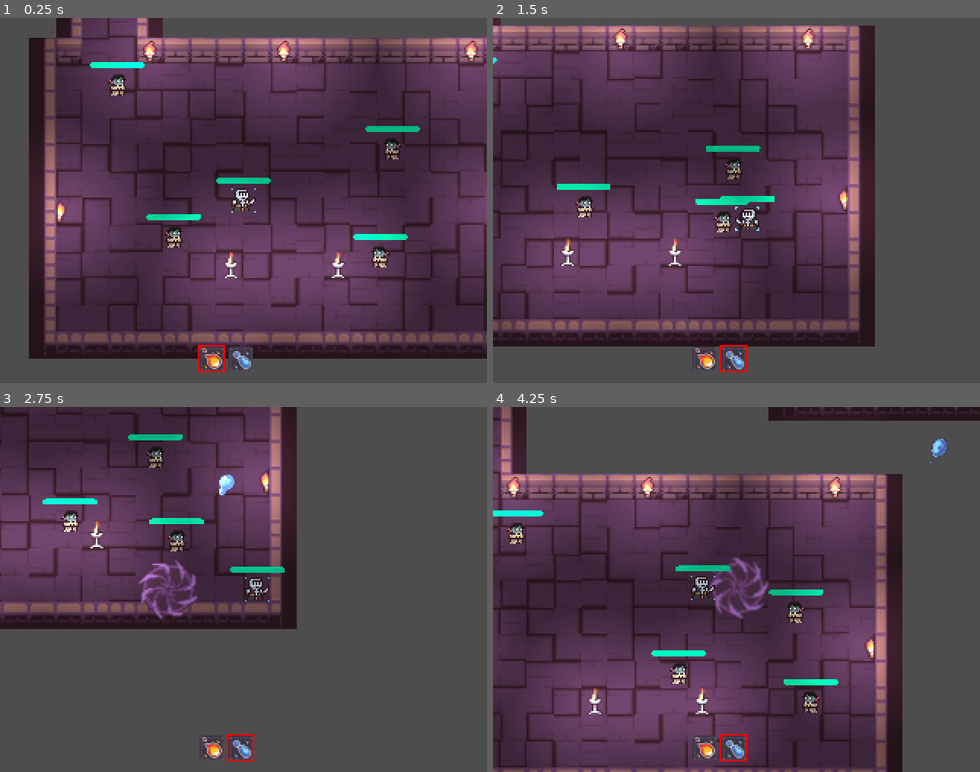
Above: before the commit, frames 1-4 (two rows, left to right).
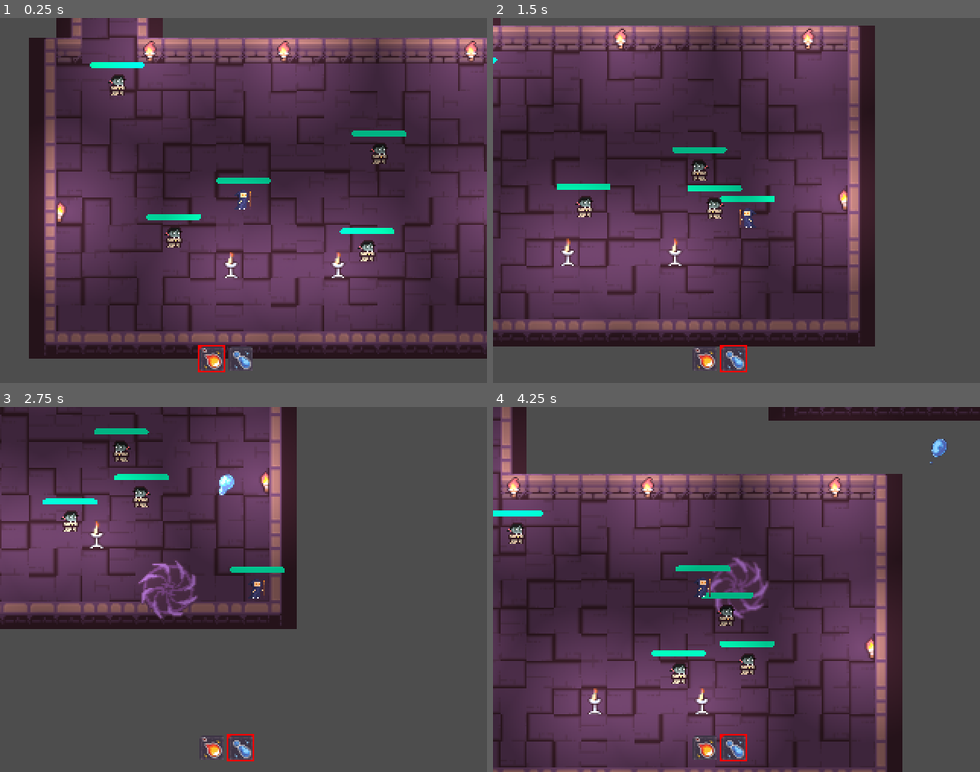
Above: after the commit, the same moments.

Repository: always-hehe-devs/top-down-game
Game: Godot game, scene res://World.tscn
Same seed, same stepped clock (60 frames per second), same inputs: the game is played once before the commit and once after it.
Inputs (mouse positions are in pixels of both pictures, inside the frame that each line leads up to):
- Up to frame 1 (0.25 s): no input
- Up to frame 2 (1.5 s): tap Enter at 0.5 s; move the mouse to (843, 182) at 0.52 s; hold Right (ui_right) 0.53-1.28 s; tap Q (attack_1) at 0.6 s; tap Space (ui_select) at 0.77 s; move the mouse to (639, 218) at 1.27 s; hold Down (ui_down) from 1.28 s (still down); tap E (attack_2) at 1.35 s
- Up to frame 3 (2.75 s): tap Space (ui_select) at 1.52 s; move the mouse to (292, 509) at 2.02 s; release Down (ui_down) at 2.03 s; press the mouse at (292, 509) at 2.03 s; hold Right (ui_right) from 2.03 s (still down)
- Up to frame 4 (4.25 s): move the mouse to (712, 662) at 2.77 s; release Right (ui_right) at 2.78 s; release the mouse at (712, 662) at 2.78 s; hold Up (ui_up) 2.78-3.53 s; tap Q (attack_1) at 2.85 s; tap Space (ui_select) at 3.02, 3.77 s; move the mouse to (882, 644) at 3.52 s; hold Left (ui_left) from 3.53 s (still down); tap E (attack_2) at 3.6 s

The runs differ from the first frame. In frame 1, 1.5% of the frame differs, in the area x 47-87%, y 29-69%; in frame 2, 1.4%; in frame 3, 1.6%; in frame 4, 1.6%, in the area x 40-71%, y 46-84%.

Commit message:
Adding own assets

Diff:
--- a/Player.gd
+++ b/Player.gd
@@ -38,6 +38,11 @@
 	elif mouse_dir.x > 0:
 		animation.scale.x = 1
 
+	if input_dir != Vector2(0,0):
+		animation.play("Run")
+	else:
+		animation.play("Idle")
+
 	velocity = input_dir * speed
 
 	move_and_slide()
--- a/Player.tscn
+++ b/Player.tscn
@@ -1,10 +1,10 @@
 [gd_scene load_steps=12 format=3 uid="uid://cjy2w47ir50to"]
 
-[ext_resource type="Texture2D" uid="uid://co7081vxxxir1" path="res://assets/priest3_v2_1.png" id="1_0hl3o"]
 [ext_resource type="Script" path="res://Player.gd" id="1_p347t"]
-[ext_resource type="Texture2D" uid="uid://cw3l6ba6v1vcx" path="res://assets/priest3_v2_2.png" id="2_oojnd"]
-[ext_resource type="Texture2D" uid="uid://dmvedv001t772" path="res://assets/priest3_v2_3.png" id="3_yw8el"]
-[ext_resource type="Texture2D" uid="uid://1w4o5bdbla74" path="res://assets/priest3_v2_4.png" id="4_7n63h"]
+[ext_resource type="Texture2D" uid="uid://bck7te2b6o22f" path="res://assets/player/mage1.png" id="2_xe70i"]
+[ext_resource type="Texture2D" uid="uid://cjs1ku83x1ypp" path="res://assets/player/mage2.png" id="3_j72lt"]
+[ext_resource type="Texture2D" uid="uid://blxym8fx8q1qs" path="res://assets/player/mage3.png" id="4_hiyde"]
+[ext_resource type="Texture2D" uid="uid://crsihc1uqjcbt" path="res://assets/player/mage4.png" id="5_bjgaj"]
 [ext_resource type="Script" path="res://HurtBox.gd" id="6_2vibx"]
 
 [sub_resource type="RectangleShape2D" id="RectangleShape2D_yhpqa"]
@@ -14,19 +14,24 @@
 animations = [{
 "frames": [{
 "duration": 1.0,
-"texture": ExtResource("1_0hl3o")
+"texture": ExtResource("2_xe70i")
 }, {
 "duration": 1.0,
-"texture": ExtResource("2_oojnd")
-}, {
-"duration": 1.0,
-"texture": ExtResource("3_yw8el")
-}, {
-"duration": 1.0,
-"texture": ExtResource("4_7n63h")
+"texture": ExtResource("3_j72lt")
 }],
 "loop": true,
 "name": &"Idle",
+"speed": 1.0
+}, {
+"frames": [{
+"duration": 1.0,
+"texture": ExtResource("4_hiyde")
+}, {
+"duration": 1.0,
+"texture": ExtResource("5_bjgaj")
+}],
+"loop": true,
+"name": &"Run",
 "speed": 5.0
 }]
 
@@ -62,8 +67,8 @@
 z_index = 1
 texture_filter = 1
 sprite_frames = SubResource("SpriteFrames_32wwg")
-animation = &"Idle"
-frame_progress = 0.843956
+animation = &"Run"
+frame_progress = 0.438584
 
 [node name="ProgressBar" type="ProgressBar" parent="."]
 unique_name_in_owner = true
--- a/World.tscn
+++ b/World.tscn
@@ -604,12 +604,14 @@
 
 [node name="VampireMob2" parent="Mobs" instance=ExtResource("3_ev4mk")]
 position = Vector2(263, 120)
+scale = Vector2(-1, 1)
 
 [node name="VampireMob3" parent="Mobs" instance=ExtResource("3_ev4mk")]
 position = Vector2(111, 182)
 
 [node name="VampireMob4" parent="Mobs" instance=ExtResource("3_ev4mk")]
 position = Vector2(255, 191)
+scale = Vector2(-1, 1)
 
 [node name="VampireMob5" parent="Mobs" instance=ExtResource("3_ev4mk")]
 position = Vector2(446, -72)
Binary file added: assets/mages-sheet.png
Not shown, added: assets/mages-sheet.png.import
Binary file added: assets/player/mage.png
Not shown, added: assets/player/mage.png.import
Binary file added: assets/player/mage1.png
Not shown, added: assets/player/mage1.png.import
Binary file added: assets/player/mage2.png
Not shown, added: assets/player/mage2.png.import
Binary file added: assets/player/mage3.png
Not shown, added: assets/player/mage3.png.import
Binary file added: assets/player/mage4.png
Not shown, added: assets/player/mage4.png.import
